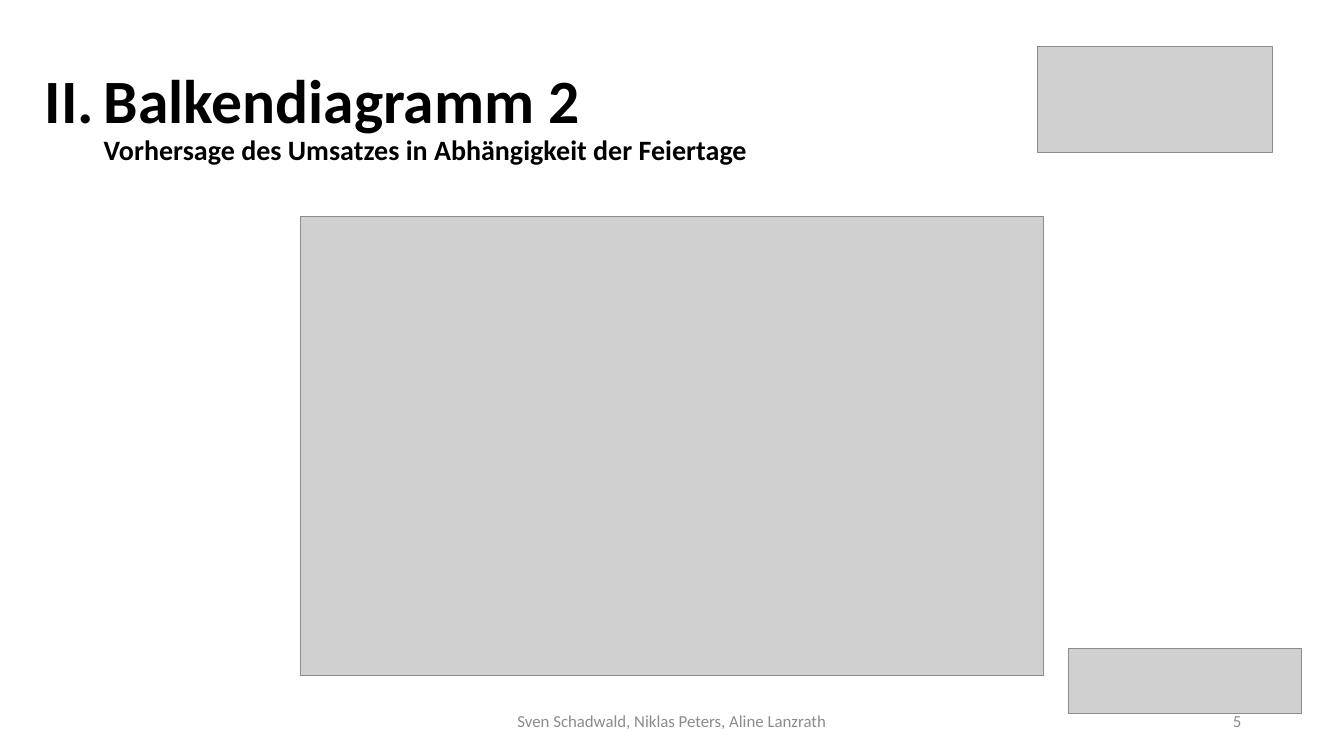
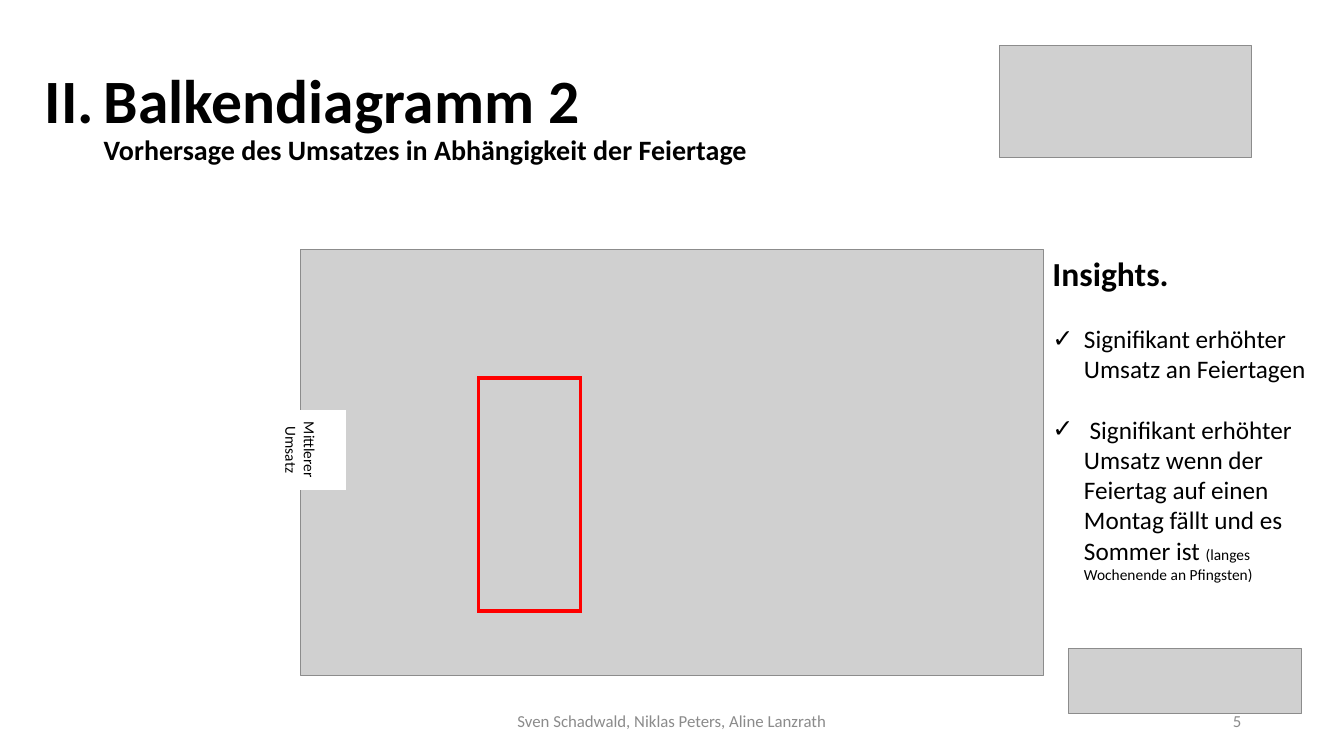
Before and after one commit to Nikiniksn/DataScience-Gruppe_02, a slide deck: slide 5 of Präsentation Gruppe 2.pptx. Drawn at 1344x756 pixels with LibreOffice and Linux fonts; fonts in the diff are those of the drawing; grey boxes stand for pictures. Boxes give left, top, right and bottom in pixels: in the first picture for what was removed or moved away, otherwise in the second. Text is boxed around its words. In the diff, an @@ line names an element or a change of style, - is before the commit and + after.

```diff
--- a/Präsentation Gruppe 2.pptx
+++ b/Präsentation Gruppe 2.pptx
@@ picture: place and size @@
-picture at (1037,46,1273,152)
+picture at (1000,45,1252,157)
@@ picture: place and size @@
-picture at (300,217,1045,676)
+picture at (300,250,1045,676)
@@ text added at (1052,262,1305,583), 18 pt, text #000000 @@
+Insights.
+✓ Signifikant erhöhter Umsatz an Feiertagen
+✓ Signifikant erhöhter Umsatz wenn der Feiertag auf einen Montag fällt und es Sommer ist (langes Wochenende an Pfingsten)
@@ rectangle added at (479,378,581,611), outline #FF0000 2.25 pt @@
@@ rectangle added at (256,411,345,490), fill #FFFFFF, outline #FFFFFF 1 pt, 11 pt, text #000000 @@
+Mittlerer Umsatz
```
Also in this commit, not shown: 5 other slides changed, 1 slide added.
